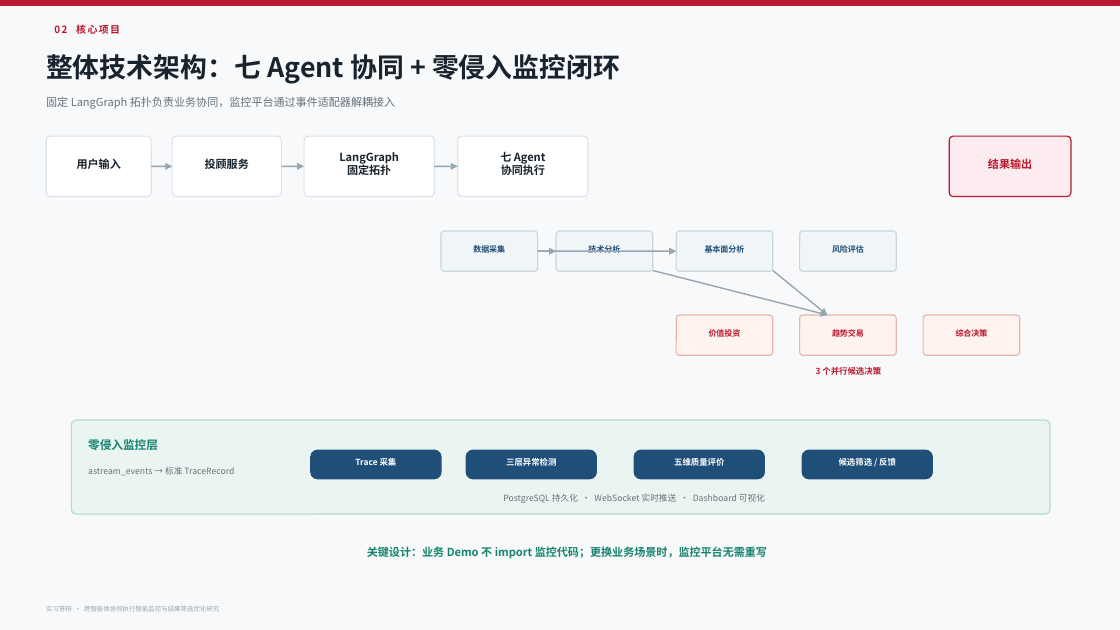
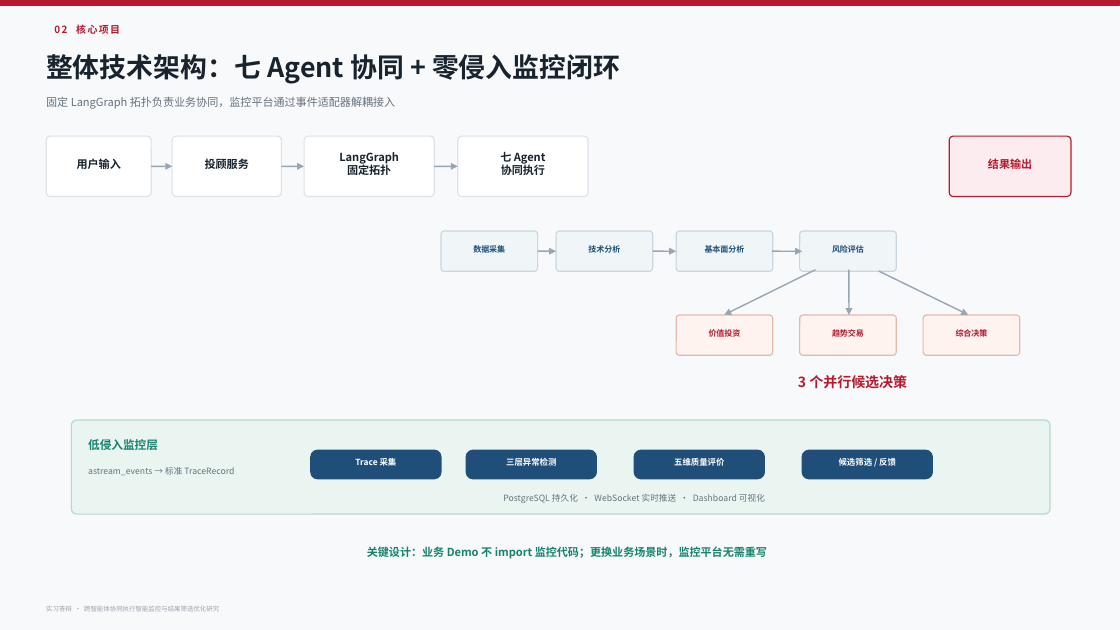
Before and after one commit to xiejiani1207/AgentCoMonitor, a slide deck: slide 4 of docs/实习答辩PPT_AgentCoMonitor_真实项目版_V2.1.pptx. Drawn at 1120x630 pixels with LibreOffice and Linux fonts; fonts in the diff are those of the drawing. Boxes give left, top, right and bottom in pixels: in the first picture for what was removed or moved away, otherwise in the second. Text is boxed around its words. In the diff, an @@ line names an element or a change of style, - is before the commit and + after.

```diff
--- a/docs/实习答辩PPT_AgentCoMonitor_真实项目版_V2.1.pptx
+++ b/docs/实习答辩PPT_AgentCoMonitor_真实项目版_V2.1.pptx
@@ arrow moved from (538, 251) - (676, 251) to (653, 251) - (676, 251) @@
@@ arrow added from (772, 251) to (802, 251), #98A6B3 1.2 pt @@
@@ arrow moved from (653, 271) - (828, 315) to (816, 270) - (724, 315) @@
@@ arrow moved from (773, 271) - (828, 315) to (849, 270) - (849, 315) @@
@@ arrow added from (879, 271) to (969, 315), #98A6B3 1.2 pt @@
@@ text "3 个并行候选决策": place and size @@
-text "3 个并行候选决策" at [816,367,881,375]
+text "3 个并行候选决策" at [798,375,907,389]
@@ text "3 个并行候选决策" at [798,375,907,389]: size 7.2 to 12 pt @@
@@ text at [88,439,158,450]: text changed @@
-零侵入监控层
+低侵入监控层
```
Also in this commit, not shown: 8 other slides changed, 5 other files.
